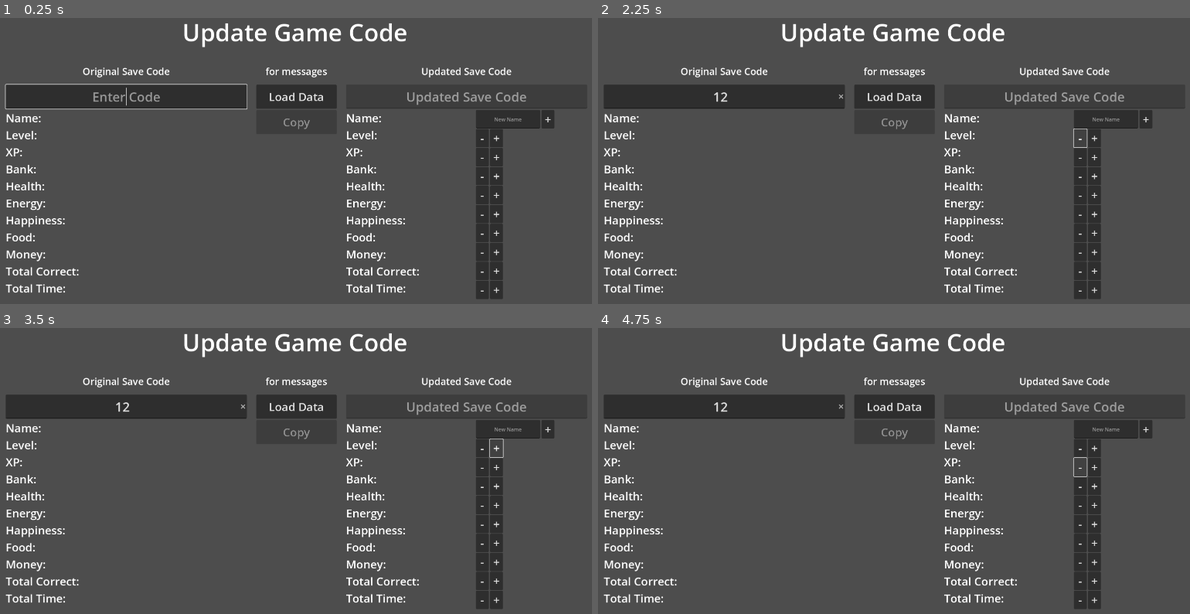
Above: before the commit, frames 1-4 (two rows, left to right).
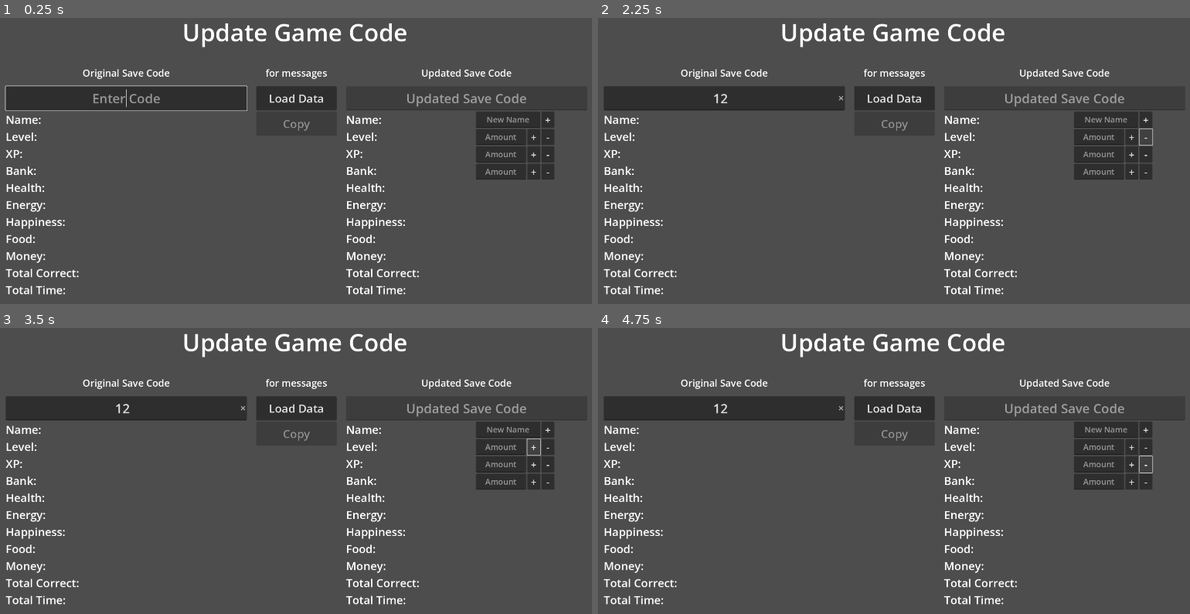
Above: after the commit, the same moments.

Repository: jweimerjr46/update-stats
Game: Godot game, scene res://main_menu.tscn
The game is run twice, just before and just after one commit, with the same random seed, the same clock (stepped at 60 frames per second) and the same inputs.
Inputs (mouse positions are in pixels of both pictures, inside the frame that each line leads up to):
- Up to frame 1 (0.25 s): no input
- Up to frame 2 (2.25 s): click (722, 98) at 0.52 s; type "12" at 0.6 s; click "+" at 1.25 s; click "-" at 2 s
- Up to frame 3 (3.5 s): click "+" at 2.75 s
- Up to frame 4 (4.75 s): click "+" at 3.5 s; click "-" at 4.25 s

The runs differ from the first frame. In frame 1, 7.9% of the frame differs, in the area x 0-100%, y 17-99%; in frame 2, 7.2%; in frame 3, 7.3%; in frame 4, 7.2%.

Commit message:
Have buttons and places to enter values, not functional yet

Diff:
--- a/main_menu.tscn
+++ b/main_menu.tscn
@@ -283,177 +283,98 @@
 
 [node name="VBoxContainer2" type="VBoxContainer" parent="HBoxContainer/MarginContainer2/VBoxContainerAfter/HBoxContainer"]
 layout_mode = 2
-theme_override_constants/separation = 2
+theme_override_constants/separation = 4
 
 [node name="HBoxContainer11" type="HBoxContainer" parent="HBoxContainer/MarginContainer2/VBoxContainerAfter/HBoxContainer/VBoxContainer2"]
 custom_minimum_size = Vector2(40, 20)
 layout_mode = 2
 size_flags_vertical = 4
 
-[node name="LineEdit" type="LineEdit" parent="HBoxContainer/MarginContainer2/VBoxContainerAfter/HBoxContainer/VBoxContainer2/HBoxContainer11"]
-custom_minimum_size = Vector2(200, 57)
-layout_mode = 2
+[node name="EnterNewName" type="LineEdit" parent="HBoxContainer/MarginContainer2/VBoxContainerAfter/HBoxContainer/VBoxContainer2/HBoxContainer11"]
+custom_minimum_size = Vector2(200, 50)
+layout_mode = 2
+size_flags_vertical = 4
+theme_override_font_sizes/font_size = 25
 placeholder_text = "New Name"
 alignment = 1
 
-[node name="AddButton" type="Button" parent="HBoxContainer/MarginContainer2/VBoxContainerAfter/HBoxContainer/VBoxContainer2/HBoxContainer11"]
+[node name="ChangeNameButton" type="Button" parent="HBoxContainer/MarginContainer2/VBoxContainerAfter/HBoxContainer/VBoxContainer2/HBoxContainer11"]
 custom_minimum_size = Vector2(40, 40)
 layout_mode = 2
-theme_override_font_sizes/font_size = 35
+size_flags_vertical = 4
+theme_override_font_sizes/font_size = 30
 text = "+"
 
-[node name="HBoxContainer" type="HBoxContainer" parent="HBoxContainer/MarginContainer2/VBoxContainerAfter/HBoxContainer/VBoxContainer2"]
-visible = false
-custom_minimum_size = Vector2(40, 20)
-layout_mode = 2
-size_flags_vertical = 4
-
-[node name="SubtractButton" type="Button" parent="HBoxContainer/MarginContainer2/VBoxContainerAfter/HBoxContainer/VBoxContainer2/HBoxContainer"]
-custom_minimum_size = Vector2(40, 0)
-layout_mode = 2
-theme_override_font_sizes/font_size = 35
+[node name="HBoxContainer2" type="HBoxContainer" parent="HBoxContainer/MarginContainer2/VBoxContainerAfter/HBoxContainer/VBoxContainer2"]
+layout_mode = 2
+size_flags_horizontal = 0
+
+[node name="EnterLevelAmount" type="LineEdit" parent="HBoxContainer/MarginContainer2/VBoxContainerAfter/HBoxContainer/VBoxContainer2/HBoxContainer2"]
+custom_minimum_size = Vector2(156, 50)
+layout_mode = 2
+size_flags_vertical = 4
+theme_override_font_sizes/font_size = 25
+placeholder_text = "Amount"
+alignment = 1
+
+[node name="AddLevelButton" type="Button" parent="HBoxContainer/MarginContainer2/VBoxContainerAfter/HBoxContainer/VBoxContainer2/HBoxContainer2"]
+custom_minimum_size = Vector2(40, 0)
+layout_mode = 2
+theme_override_font_sizes/font_size = 30
+text = "+"
+
+[node name="SubtractLevelButton" type="Button" parent="HBoxContainer/MarginContainer2/VBoxContainerAfter/HBoxContainer/VBoxContainer2/HBoxContainer2"]
+custom_minimum_size = Vector2(40, 0)
+layout_mode = 2
+size_flags_vertical = 8
+theme_override_font_sizes/font_size = 30
 text = "-"
 
-[node name="AddButton" type="Button" parent="HBoxContainer/MarginContainer2/VBoxContainerAfter/HBoxContainer/VBoxContainer2/HBoxContainer"]
-custom_minimum_size = Vector2(40, 40)
-layout_mode = 2
-theme_override_font_sizes/font_size = 35
+[node name="HBoxContainer3" type="HBoxContainer" parent="HBoxContainer/MarginContainer2/VBoxContainerAfter/HBoxContainer/VBoxContainer2"]
+layout_mode = 2
+
+[node name="EnterXPAmount" type="LineEdit" parent="HBoxContainer/MarginContainer2/VBoxContainerAfter/HBoxContainer/VBoxContainer2/HBoxContainer3"]
+custom_minimum_size = Vector2(156, 50)
+layout_mode = 2
+size_flags_vertical = 4
+theme_override_font_sizes/font_size = 25
+placeholder_text = "Amount"
+alignment = 1
+
+[node name="AddXPButton" type="Button" parent="HBoxContainer/MarginContainer2/VBoxContainerAfter/HBoxContainer/VBoxContainer2/HBoxContainer3"]
+custom_minimum_size = Vector2(40, 0)
+layout_mode = 2
+theme_override_font_sizes/font_size = 30
 text = "+"
 
-[node name="HBoxContainer2" type="HBoxContainer" parent="HBoxContainer/MarginContainer2/VBoxContainerAfter/HBoxContainer/VBoxContainer2"]
-layout_mode = 2
-
-[node name="SubtractButton" type="Button" parent="HBoxContainer/MarginContainer2/VBoxContainerAfter/HBoxContainer/VBoxContainer2/HBoxContainer2"]
-custom_minimum_size = Vector2(40, 0)
-layout_mode = 2
-theme_override_font_sizes/font_size = 35
+[node name="SubtractXPButton" type="Button" parent="HBoxContainer/MarginContainer2/VBoxContainerAfter/HBoxContainer/VBoxContainer2/HBoxContainer3"]
+custom_minimum_size = Vector2(40, 0)
+layout_mode = 2
+theme_override_font_sizes/font_size = 30
 text = "-"
 
-[node name="AddButton" type="Button" parent="HBoxContainer/MarginContainer2/VBoxContainerAfter/HBoxContainer/VBoxContainer2/HBoxContainer2"]
-custom_minimum_size = Vector2(40, 0)
-layout_mode = 2
-theme_override_font_sizes/font_size = 35
+[node name="HBoxContainer4" type="HBoxContainer" parent="HBoxContainer/MarginContainer2/VBoxContainerAfter/HBoxContainer/VBoxContainer2"]
+layout_mode = 2
+
+[node name="EnterBankAmount" type="LineEdit" parent="HBoxContainer/MarginContainer2/VBoxContainerAfter/HBoxContainer/VBoxContainer2/HBoxContainer4"]
+custom_minimum_size = Vector2(156, 50)
+layout_mode = 2
+size_flags_vertical = 4
+theme_override_font_sizes/font_size = 25
+placeholder_text = "Amount"
+alignment = 1
+
+[node name="AddBankButton" type="Button" parent="HBoxContainer/MarginContainer2/VBoxContainerAfter/HBoxContainer/VBoxContainer2/HBoxContainer4"]
+custom_minimum_size = Vector2(40, 0)
+layout_mode = 2
+theme_override_font_sizes/font_size = 30
 text = "+"
 
-[node name="HBoxContainer3" type="HBoxContainer" parent="HBoxContainer/MarginContainer2/VBoxContainerAfter/HBoxContainer/VBoxContainer2"]
-layout_mode = 2
-
-[node name="SubtractButton" type="Button" parent="HBoxContainer/MarginContainer2/VBoxContainerAfter/HBoxContainer/VBoxContainer2/HBoxContainer3"]
-custom_minimum_size = Vector2(40, 0)
-layout_mode = 2
-theme_override_font_sizes/font_size = 35
+[node name="SubtractBankButton" type="Button" parent="HBoxContainer/MarginContainer2/VBoxContainerAfter/HBoxContainer/VBoxContainer2/HBoxContainer4"]
+custom_minimum_size = Vector2(40, 0)
+layout_mode = 2
+theme_override_font_sizes/font_size = 30
 text = "-"
-
-[node name="AddButton" type="Button" parent="HBoxContainer/MarginContainer2/VBoxContainerAfter/HBoxContainer/VBoxContainer2/HBoxContainer3"]
-custom_minimum_size = Vector2(40, 0)
-layout_mode = 2
-theme_override_font_sizes/font_size = 35
-text = "+"
-
-[node name="HBoxContainer4" type="HBoxContainer" parent="HBoxContainer/MarginContainer2/VBoxContainerAfter/HBoxContainer/VBoxContainer2"]
-layout_mode = 2
-
-[node name="SubtractButton" type="Button" parent="HBoxContainer/MarginContainer2/VBoxContainerAfter/HBoxContainer/VBoxContainer2/HBoxContainer4"]
-custom_minimum_size = Vector2(40, 0)
-layout_mode = 2
-theme_override_font_sizes/font_size = 35
-text = "-"
-
-[node name="AddButton" type="Button" parent="HBoxContainer/MarginContainer2/VBoxContainerAfter/HBoxContainer/VBoxContainer2/HBoxContainer4"]
-custom_minimum_size = Vector2(40, 0)
-layout_mode = 2
-theme_override_font_sizes/font_size = 35
-text = "+"
-
-[node name="HBoxContainer5" type="HBoxContainer" parent="HBoxContainer/MarginContainer2/VBoxContainerAfter/HBoxContainer/VBoxContainer2"]
-layout_mode = 2
-
-[node name="SubtractButton" type="Button" parent="HBoxContainer/MarginContainer2/VBoxContainerAfter/HBoxContainer/VBoxContainer2/HBoxContainer5"]
-custom_minimum_size = Vector2(40, 0)
-layout_mode = 2
-theme_override_font_sizes/font_size = 35
-text = "-"
-
-[node name="AddButton" type="Button" parent="HBoxContainer/MarginContainer2/VBoxContainerAfter/HBoxContainer/VBoxContainer2/HBoxContainer5"]
-custom_minimum_size = Vector2(40, 0)
-layout_mode = 2
-theme_override_font_sizes/font_size = 35
-text = "+"
-
-[node name="HBoxContainer6" type="HBoxContainer" parent="HBoxContainer/MarginContainer2/VBoxContainerAfter/HBoxContainer/VBoxContainer2"]
-layout_mode = 2
-
-[node name="SubtractButton" type="Button" parent="HBoxContainer/MarginContainer2/VBoxContainerAfter/HBoxContainer/VBoxContainer2/HBoxContainer6"]
-custom_minimum_size = Vector2(40, 0)
-layout_mode = 2
-theme_override_font_sizes/font_size = 35
-text = "-"
-
-[node name="AddButton" type="Button" parent="HBoxContainer/MarginContainer2/VBoxContainerAfter/HBoxContainer/VBoxContainer2/HBoxContainer6"]
-custom_minimum_size = Vector2(40, 0)
-layout_mode = 2
-theme_override_font_sizes/font_size = 35
-text = "+"
-
-[node name="HBoxContainer7" type="HBoxContainer" parent="HBoxContainer/MarginContainer2/VBoxContainerAfter/HBoxContainer/VBoxContainer2"]
-layout_mode = 2
-
-[node name="SubtractButton" type="Button" parent="HBoxContainer/MarginContainer2/VBoxContainerAfter/HBoxContainer/VBoxContainer2/HBoxContainer7"]
-custom_minimum_size = Vector2(40, 0)
-layout_mode = 2
-theme_override_font_sizes/font_size = 35
-text = "-"
-
-[node name="AddButton" type="Button" parent="HBoxContainer/MarginContainer2/VBoxContainerAfter/HBoxContainer/VBoxContainer2/HBoxContainer7"]
-custom_minimum_size = Vector2(40, 0)
-layout_mode = 2
-theme_override_font_sizes/font_size = 35
-text = "+"
-
-[node name="HBoxContainer8" type="HBoxContainer" parent="HBoxContainer/MarginContainer2/VBoxContainerAfter/HBoxContainer/VBoxContainer2"]
-layout_mode = 2
-
-[node name="SubtractButton" type="Button" parent="HBoxContainer/MarginContainer2/VBoxContainerAfter/HBoxContainer/VBoxContainer2/HBoxContainer8"]
-custom_minimum_size = Vector2(40, 0)
-layout_mode = 2
-theme_override_font_sizes/font_size = 35
-text = "-"
-
-[node name="AddButton" type="Button" parent="HBoxContainer/MarginContainer2/VBoxContainerAfter/HBoxContainer/VBoxContainer2/HBoxContainer8"]
-custom_minimum_size = Vector2(40, 0)
-layout_mode = 2
-theme_override_font_sizes/font_size = 35
-text = "+"
-
-[node name="HBoxContainer9" type="HBoxContainer" parent="HBoxContainer/MarginContainer2/VBoxContainerAfter/HBoxContainer/VBoxContainer2"]
-layout_mode = 2
-
-[node name="SubtractButton" type="Button" parent="HBoxContainer/MarginContainer2/VBoxContainerAfter/HBoxContainer/VBoxContainer2/HBoxContainer9"]
-custom_minimum_size = Vector2(40, 0)
-layout_mode = 2
-theme_override_font_sizes/font_size = 35
-text = "-"
-
-[node name="AddButton" type="Button" parent="HBoxContainer/MarginContainer2/VBoxContainerAfter/HBoxContainer/VBoxContainer2/HBoxContainer9"]
-custom_minimum_size = Vector2(40, 0)
-layout_mode = 2
-theme_override_font_sizes/font_size = 35
-text = "+"
-
-[node name="HBoxContainer10" type="HBoxContainer" parent="HBoxContainer/MarginContainer2/VBoxContainerAfter/HBoxContainer/VBoxContainer2"]
-layout_mode = 2
-
-[node name="SubtractButton" type="Button" parent="HBoxContainer/MarginContainer2/VBoxContainerAfter/HBoxContainer/VBoxContainer2/HBoxContainer10"]
-custom_minimum_size = Vector2(40, 0)
-layout_mode = 2
-theme_override_font_sizes/font_size = 35
-text = "-"
-
-[node name="AddButton" type="Button" parent="HBoxContainer/MarginContainer2/VBoxContainerAfter/HBoxContainer/VBoxContainer2/HBoxContainer10"]
-custom_minimum_size = Vector2(40, 0)
-layout_mode = 2
-theme_override_font_sizes/font_size = 35
-text = "+"
 
 [node name="Label" type="Label" parent="."]
 custom_minimum_size = Vector2(400, 100)
